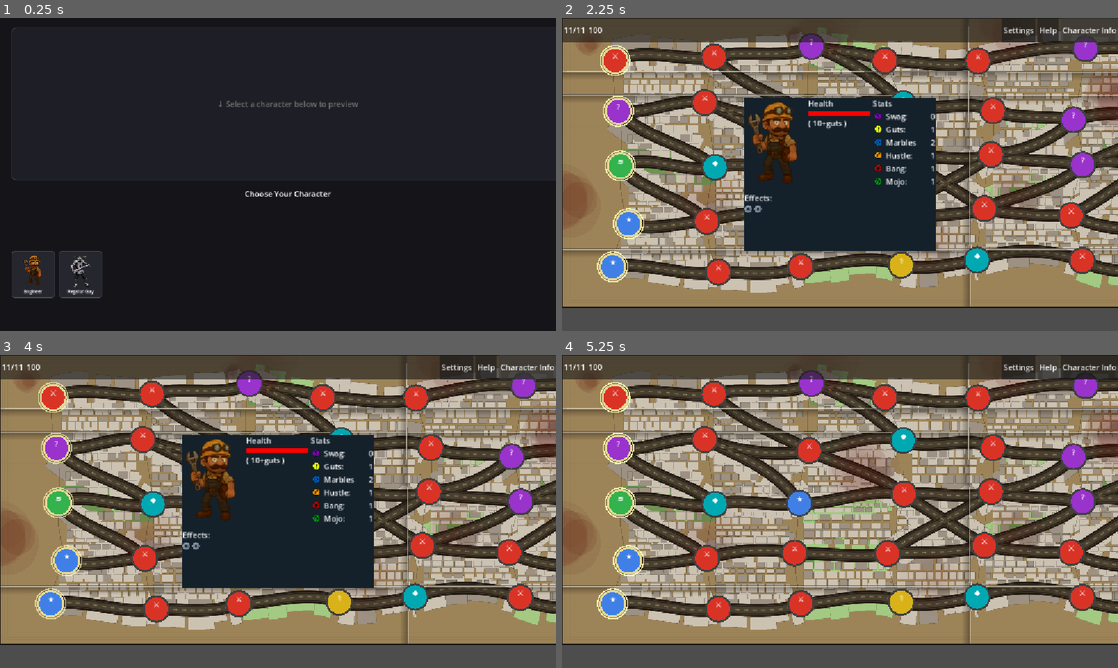
Above: before the commit, frames 1-4 (two rows, left to right).
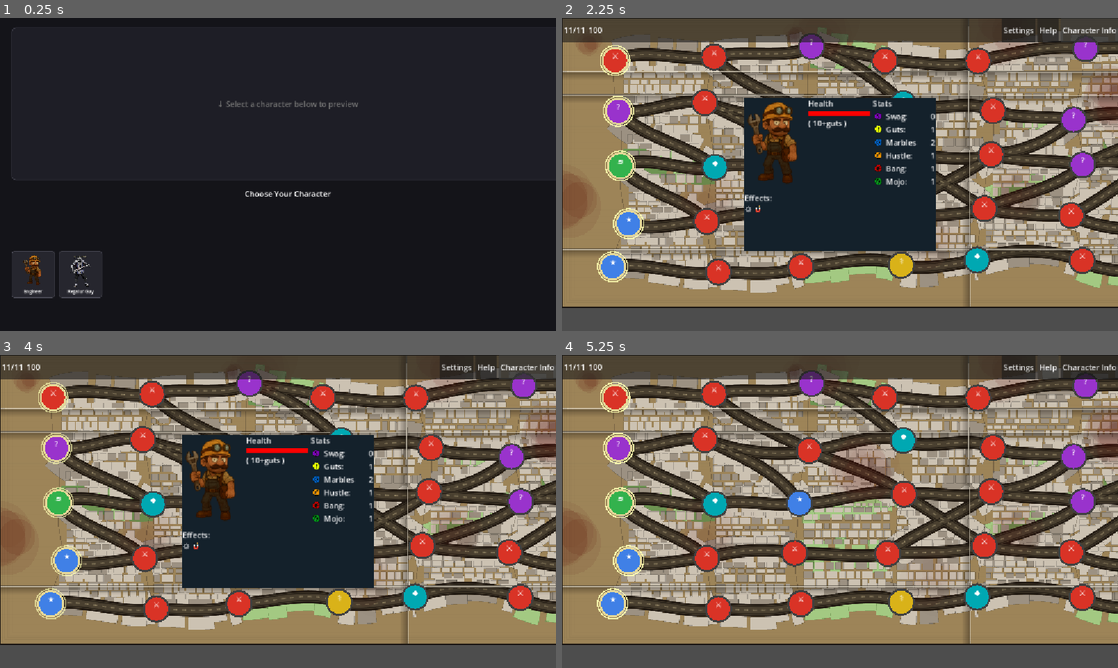
Above: after the commit, the same moments.

Repository: NastyDrac/grind
Game: Godot game, scene res://Scenes/character_select.tscn
The game is run twice, just before and just after one commit, with the same random seed, the same clock (stepped at 60 frames per second) and the same inputs. The project has no main scene, so this scene is started directly. The engine's default icon, where the game draws it, is replaced by a stand-in: a white triangle on a blue panel in a dark square.
Inputs (mouse positions are in pixels of both pictures, inside the frame that each line leads up to):
- Up to frame 1 (0.25 s): no input
- Up to frame 2 (2.25 s): click (595, 274) at 0.52 s; click "Begin Run" at 1.25 s; click "Character Info" at 2 s
- Up to frame 3 (4 s): click "Character Info" at 2.75 s; click "Character Info" at 3.5 s
- Up to frame 4 (5.25 s): click "Settings" at 4.25 s; click "Help" at 5 s

The runs differ from the first frame. In frame 1, less than 0.1% of the frame differs, in the area x 13-16%, y 77-84%; in frame 2, less than 0.1%, in the area x 32-36%, y 59-63%; in frame 3, less than 0.1%; in frame 4, nothing differs.

Commit message:
art import

Diff:
--- a/Characters/Engineer.tres
+++ b/Characters/Engineer.tres
@@ -1,14 +1,16 @@
-[gd_resource type="Resource" script_class="CharacterData" load_steps=28 format=3 uid="uid://ce6l5lqjxvcs6"]
+[gd_resource type="Resource" script_class="CharacterData" load_steps=30 format=3 uid="uid://ce6l5lqjxvcs6"]
 
 [ext_resource type="Texture2D" uid="uid://bdwqxwxli60bi" path="res://Art/engineer.png" id="1_486th"]
 [ext_resource type="Script" uid="uid://dpayg0f6j5y2n" path="res://Scripts/character_data.gd" id="1_t1uqq"]
 [ext_resource type="Script" uid="uid://b1ogi3xh5xakp" path="res://Scripts/condition.gd" id="2_th448"]
 [ext_resource type="Script" uid="uid://b2h1ochum01o" path="res://Scripts/stat.gd" id="3_wqn1a"]
 [ext_resource type="Script" uid="uid://cgrxhw8vqenhu" path="res://Scripts/ValueCalculator.gd" id="4_486th"]
+[ext_resource type="Texture2D" uid="uid://dtf7m8mo3mgg1" path="res://Art/Icons/Scrap_GearIcon.png" id="5_kdvfq"]
 [ext_resource type="Texture2D" uid="uid://bd7k5vg61wl4u" path="res://Art/gear.png" id="5_xswsd"]
 [ext_resource type="Script" uid="uid://d2bewqoltjljo" path="res://Scripts/itemData.gd" id="6_kdvfq"]
 [ext_resource type="Script" uid="uid://dfo48c3dx2d7" path="res://Scripts/item_dropper.gd" id="7_qa6lw"]
 [ext_resource type="Script" uid="uid://bbikocjwp04x5" path="res://Scripts/scrap_collector.gd" id="8_486th"]
+[ext_resource type="Texture2D" uid="uid://btoj6g7v0x2vq" path="res://Art/Icons/ScrapCollectorIcon.png" id="9_qa6lw"]
 
 [sub_resource type="Resource" id="Resource_livrn"]
 script = ExtResource("4_486th")
@@ -33,7 +35,7 @@
 chance = SubResource("Resource_5axbb")
 item = SubResource("Resource_mwbnt")
 condition_name = "Engineer"
-icon = ExtResource("5_xswsd")
+icon = ExtResource("5_kdvfq")
 description = "enemies drop scrap"
 metadata/_custom_type_script = "uid://dfo48c3dx2d7"
 
@@ -46,7 +48,7 @@
 script = ExtResource("8_486th")
 scrap_threshold = 1
 turret_damage = SubResource("Resource_7ytw7")
-icon = ExtResource("5_xswsd")
+icon = ExtResource("9_qa6lw")
 description = "If you have scrap, create a Deploy Turret Card"
 show_stacks = true
 metadata/_custom_type_script = "uid://bbikocjwp04x5"
--- a/Characters/regalur_guy.tres
+++ b/Characters/regalur_guy.tres
@@ -2,7 +2,7 @@
 
 [ext_resource type="Script" uid="uid://dpayg0f6j5y2n" path="res://Scripts/character_data.gd" id="1_5j4wt"]
 [ext_resource type="Script" uid="uid://b2h1ochum01o" path="res://Scripts/stat.gd" id="1_8ety0"]
-[ext_resource type="Texture2D" uid="uid://c0mry8vul074d" path="res://Art/WildSellswordwSword.png" id="1_rw86x"]
+[ext_resource type="Texture2D" uid="uid://clojht6i3thn6" path="res://Art/Characters/WildSellswordwSword(1).png" id="1_rw86x"]
 [ext_resource type="Script" uid="uid://cgrxhw8vqenhu" path="res://Scripts/ValueCalculator.gd" id="2_8k2ij"]
 [ext_resource type="Resource" uid="uid://dj6ttthval7yo" path="res://items/gold.tres" id="4_dvkhi"]
 [ext_resource type="Script" uid="uid://b1ogi3xh5xakp" path="res://Scripts/condition.gd" id="4_rw86x"]
--- a/Enemies/bloater.tres
+++ b/Enemies/bloater.tres
@@ -4,7 +4,7 @@
 [ext_resource type="Script" uid="uid://tnxg66jw03v3" path="res://Scripts/enemy_data.gd" id="1_xh5ad"]
 [ext_resource type="Script" uid="uid://bgw241a265wyo" path="res://Scripts/bloated.gd" id="2_humab"]
 [ext_resource type="Texture2D" uid="uid://bnv2dvy4ksoif" path="res://Art/death.png" id="2_pheru"]
-[ext_resource type="Texture2D" uid="uid://4hxb8t3bka1x" path="res://Art/bloater.png" id="4_humab"]
+[ext_resource type="Texture2D" uid="uid://br835dgt7fbys" path="res://Art/Characters/Troll.png" id="5_pheru"]
 
 [sub_resource type="Resource" id="Resource_pheru"]
 script = ExtResource("2_humab")
@@ -16,7 +16,7 @@
 [resource]
 script = ExtResource("1_xh5ad")
 enemy_name = "Bloater"
-texture = ExtResource("4_humab")
+texture = ExtResource("5_pheru")
 max_health = 5
 conditions = Array[ExtResource("1_ta775")]([SubResource("Resource_pheru")])
 metadata/_custom_type_script = "uid://tnxg66jw03v3"
--- a/Enemies/crawler.tres
+++ b/Enemies/crawler.tres
@@ -2,9 +2,9 @@
 
 [ext_resource type="Script" uid="uid://tnxg66jw03v3" path="res://Scripts/enemy_data.gd" id="1_8vfdf"]
 [ext_resource type="Script" uid="uid://b1ogi3xh5xakp" path="res://Scripts/condition.gd" id="1_nkj5m"]
-[ext_resource type="Texture2D" uid="uid://c50c16qnyv3tl" path="res://Art/Walk (1).png" id="2_2orq7"]
 [ext_resource type="Script" uid="uid://bpr8cwurcrxy3" path="res://Scripts/triggered_condition.gd" id="2_hwfw4"]
 [ext_resource type="Script" uid="uid://c4ykbt10defal" path="res://Scripts/heal_condition.gd" id="3_75ahp"]
+[ext_resource type="Texture2D" uid="uid://dglhmfeg262m1" path="res://Art/Characters/Goblin.png" id="5_hwfw4"]
 
 [sub_resource type="Resource" id="Resource_f8bxa"]
 script = ExtResource("3_75ahp")
@@ -23,7 +23,7 @@
 [resource]
 script = ExtResource("1_8vfdf")
 enemy_name = "Crawler"
-texture = ExtResource("2_2orq7")
+texture = ExtResource("5_hwfw4")
 max_health = 2
 conditions = Array[ExtResource("1_nkj5m")]([SubResource("Resource_grr4f")])
 metadata/_custom_type_script = "uid://tnxg66jw03v3"
--- a/Enemies/runner.tres
+++ b/Enemies/runner.tres
@@ -2,12 +2,12 @@
 
 [ext_resource type="Script" uid="uid://tnxg66jw03v3" path="res://Scripts/enemy_data.gd" id="1_3s7dc"]
 [ext_resource type="Script" uid="uid://b1ogi3xh5xakp" path="res://Scripts/condition.gd" id="1_aa1k1"]
-[ext_resource type="Texture2D" uid="uid://dh3ghgo4uvj2i" path="res://Art/runner.png" id="2_u23b3"]
+[ext_resource type="Texture2D" uid="uid://ct72ijjtb8uub" path="res://Art/Characters/OrcVanguardClub2.png" id="3_aa1k1"]
 
 [resource]
 script = ExtResource("1_3s7dc")
 enemy_name = "Runner"
-texture = ExtResource("2_u23b3")
+texture = ExtResource("3_aa1k1")
 max_health = 4
 damage = 2
 move_speed = 2
--- a/Scenes/card_handler.tscn
+++ b/Scenes/card_handler.tscn
@@ -1,6 +1,7 @@
-[gd_scene load_steps=5 format=3 uid="uid://vun5mwhqc014"]
+[gd_scene load_steps=6 format=3 uid="uid://vun5mwhqc014"]
 
 [ext_resource type="Script" uid="uid://qb2kyhu1kbb1" path="res://Scripts/card_handler.gd" id="1_rom71"]
+[ext_resource type="Texture2D" uid="uid://fcnd5bjeuu1" path="res://Art/Icons/ButtonBG.png" id="2_sdc1o"]
 
 [sub_resource type="Curve" id="Curve_rom71"]
 _data = [Vector2(0, 0), 0.0, 1.0, 0, 1, Vector2(1, 1), 1.0, 0.0, 1, 0]
@@ -42,26 +43,47 @@
 offset_top = 574.0
 offset_right = 47.0
 offset_bottom = 582.0
+theme_override_colors/icon_pressed_color = Color(0.29219002, 0.29219005, 0.29219002, 1)
+theme_override_constants/icon_max_width = 100
 text = "Draw Pile"
+icon = ExtResource("2_sdc1o")
+flat = true
+icon_alignment = 1
 
 [node name="DiscardPileButton" type="Button" parent="."]
 offset_left = 1019.0
 offset_top = 568.0
 offset_right = 1118.0
 offset_bottom = 599.0
+theme_override_colors/font_hover_pressed_color = Color(0.5921569, 1, 1, 1)
+theme_override_colors/icon_pressed_color = Color(0.29219002, 0.29219005, 0.29219002, 1)
+theme_override_constants/icon_max_width = 120
 text = "Discard Pile"
+icon = ExtResource("2_sdc1o")
+flat = true
+icon_alignment = 1
 
 [node name="ExhaustPileButton" type="Button" parent="."]
 offset_left = 1016.0
 offset_top = 510.0
 offset_right = 1118.0
 offset_bottom = 541.0
+theme_override_constants/icon_max_width = 120
 text = "Exhaust Pile
 "
+icon = ExtResource("2_sdc1o")
+flat = true
+icon_alignment = 1
 
 [node name="PassTimeButton" type="Button" parent="."]
 offset_left = 40.0
 offset_top = 531.0
 offset_right = 125.0
 offset_bottom = 562.0
+theme_override_colors/icon_pressed_color = Color(0.29219002, 0.29219005, 0.29219002, 1)
+theme_override_constants/icon_max_width = 100
 text = "Pass Time"
+icon = ExtResource("2_sdc1o")
+flat = true
+text_overrun_behavior = 2
+icon_alignment = 1
--- a/Scenes/character.tscn
+++ b/Scenes/character.tscn
@@ -1,10 +1,13 @@
-[gd_scene load_steps=6 format=3 uid="uid://cbl8iajlurx01"]
+[gd_scene load_steps=9 format=3 uid="uid://cbl8iajlurx01"]
 
 [ext_resource type="Script" uid="uid://bg47q17trvyam" path="res://Scripts/character.gd" id="1_owm7s"]
 [ext_resource type="Resource" uid="uid://c2xwf8l4o67yn" path="res://Characters/regalur_guy.tres" id="2_nytcm"]
 [ext_resource type="Texture2D" uid="uid://b2rjhiy4rifig" path="res://icon.svg" id="3_owm7s"]
 [ext_resource type="Script" uid="uid://tx05aeu75a0s" path="res://Scripts/condition_container.gd" id="4_ejsiy"]
-[ext_resource type="Texture2D" uid="uid://cxdbsw4i5raf4" path="res://Art/test health bar.png" id="4_nytcm"]
+[ext_resource type="Texture2D" uid="uid://nxdormegmmnt" path="res://Art/Icons/EmptyHealthbar.png" id="4_reotu"]
+[ext_resource type="Texture2D" uid="uid://b6med5yf2vbb1" path="res://Art/Icons/HealthBarBorder.png" id="5_a5ess"]
+[ext_resource type="Texture2D" uid="uid://o54dxdlmhuoy" path="res://Art/Icons/HealthBarGreen.png" id="6_wbia7"]
+[ext_resource type="Texture2D" uid="uid://uqhx3nyqje0m" path="res://Art/Icons/BlockIcon.png" id="7_a5ess"]
 
 [node name="Character" type="Node" groups=["player"]]
 script = ExtResource("1_owm7s")
@@ -15,7 +18,6 @@
 texture = ExtResource("3_owm7s")
 
 [node name="TextureProgressBar" type="TextureProgressBar" parent="."]
-self_modulate = Color(1, 0, 0, 1)
 anchors_preset = 8
 anchor_left = 0.5
 anchor_top = 0.5
@@ -28,31 +30,30 @@
 grow_horizontal = 2
 grow_vertical = 2
 value = 100.0
-texture_progress = ExtResource("4_nytcm")
+texture_under = ExtResource("4_reotu")
+texture_over = ExtResource("5_a5ess")
+texture_progress = ExtResource("6_wbia7")
 
-[node name="ColorRect" type="ColorRect" parent="TextureProgressBar"]
+[node name="ColorRect" type="Sprite2D" parent="TextureProgressBar"]
 visible = false
-layout_mode = 0
-offset_left = 105.0
-offset_top = -13.0
-offset_right = 145.0
-offset_bottom = 27.0
+position = Vector2(121, 10.5)
+texture = ExtResource("7_a5ess")
 
 [node name="Label" type="Label" parent="TextureProgressBar/ColorRect"]
-layout_mode = 0
-offset_left = 9.0
-offset_top = -3.0
-offset_right = 49.0
-offset_bottom = 44.0
+offset_left = -20.0
+offset_top = -25.5
+offset_right = 20.0
+offset_bottom = 21.5
 theme_override_colors/font_color = Color(0, 0, 0, 1)
 theme_override_font_sizes/font_size = 34
 text = "7"
+horizontal_alignment = 1
 
 [node name="ConditionContainer" type="GridContainer" parent="TextureProgressBar" node_paths=PackedStringArray("entity")]
 layout_mode = 0
-offset_top = 14.46
+offset_top = 20.500008
 offset_right = 40.0
-offset_bottom = 54.46
+offset_bottom = 60.500008
 script = ExtResource("4_ejsiy")
 entity = NodePath("../..")
 metadata/_custom_type_script = "uid://tx05aeu75a0s"
--- a/Scenes/enemy.tscn
+++ b/Scenes/enemy.tscn
@@ -1,9 +1,11 @@
-[gd_scene load_steps=7 format=3 uid="uid://cywrpc6rwp61b"]
+[gd_scene load_steps=9 format=3 uid="uid://cywrpc6rwp61b"]
 
 [ext_resource type="Script" uid="uid://cwk187k7dxx42" path="res://Scripts/enemy.gd" id="1_hghv2"]
-[ext_resource type="Texture2D" uid="uid://cxdbsw4i5raf4" path="res://Art/test health bar.png" id="2_1f0kj"]
 [ext_resource type="Texture2D" uid="uid://dh3ghgo4uvj2i" path="res://Art/runner.png" id="2_0830c"]
+[ext_resource type="Texture2D" uid="uid://nxdormegmmnt" path="res://Art/Icons/EmptyHealthbar.png" id="3_1dp5w"]
 [ext_resource type="Script" uid="uid://c6expubttir7l" path="res://Scripts/intent_indicator.gd" id="4_287tu"]
+[ext_resource type="Texture2D" uid="uid://b6med5yf2vbb1" path="res://Art/Icons/HealthBarBorder.png" id="4_auwsv"]
+[ext_resource type="Texture2D" uid="uid://o54dxdlmhuoy" path="res://Art/Icons/HealthBarGreen.png" id="5_8uf12"]
 [ext_resource type="Script" uid="uid://tx05aeu75a0s" path="res://Scripts/condition_container.gd" id="5_0830c"]
 
 [sub_resource type="RectangleShape2D" id="RectangleShape2D_hghv2"]
@@ -23,7 +25,6 @@
 shape = SubResource("RectangleShape2D_hghv2")
 
 [node name="health_bar" type="TextureProgressBar" parent="."]
-self_modulate = Color(1, 0, 0, 1)
 anchors_preset = 12
 anchor_top = 1.0
 anchor_right = 1.0
@@ -33,14 +34,16 @@
 grow_vertical = 0
 mouse_filter = 2
 value = 100.0
-texture_progress = ExtResource("2_1f0kj")
+texture_under = ExtResource("3_1dp5w")
+texture_over = ExtResource("4_auwsv")
+texture_progress = ExtResource("5_8uf12")
 
 [node name="Label" type="Label" parent="health_bar"]
 layout_mode = 0
-offset_left = 44.0
-offset_top = -7.0
-offset_right = 84.0
-offset_bottom = 16.0
+offset_left = 40.0
+offset_top = -2.0
+offset_right = 80.0
+offset_bottom = 21.0
 text = "5"
 horizontal_alignment = 1
 vertical_alignment = 1
--- a/Scripts/card_handler.gd
+++ b/Scripts/card_handler.gd
@@ -1222,7 +1222,7 @@
 	# Centred panel
 	var panel = PanelContainer.new()
 	panel.set_anchors_preset(Control.PRESET_CENTER)
-	panel.custom_minimum_size = Vector2(860, 560)
+	panel.custom_minimum_size = Vector2(1000, 560)
 	panel.offset_left   = -430
 	panel.offset_top    = -280
 	panel.offset_right  =  430
@@ -1258,10 +1258,10 @@
 	scroll.size_flags_vertical = Control.SIZE_EXPAND_FILL
 	scroll.custom_minimum_size = Vector2(840, 460)
 	vbox.add_child(scroll)
-
+	scroll.vertical_scroll_mode = scroll.SCROLL_MODE_AUTO
 	var flow = HFlowContainer.new()
-	flow.add_theme_constant_override("h_separation", 12)
-	flow.add_theme_constant_override("v_separation", 12)
+	flow.add_theme_constant_override("h_separation", 40)
+	flow.add_theme_constant_override("v_separation", 80)
 	flow.size_flags_horizontal = Control.SIZE_EXPAND_FILL
 	scroll.add_child(flow)
 
--- a/Scripts/enemy.gd
+++ b/Scripts/enemy.gd
@@ -44,7 +44,7 @@
 
 func resize_collision_shape():
 	$Sprite2D/Area2D/CollisionShape2D.shape.size = data.texture.get_size()
-	health_bar.position.y -= get_visual_height()/2
+	health_bar.position.y -= get_visual_height()/2 + health_bar.get_rect().size.y/2
 
 func set_range_manager(manager : RangeManager):
 	range_manager = manager
--- a/Scripts/intent_indicator.gd
+++ b/Scripts/intent_indicator.gd
@@ -5,7 +5,7 @@
 @export var enemy : Enemy
 
 var attack_icon = preload("res://Art/death.png")
-var move_icon = preload("res://Art/fast-forward.png")
+var move_icon = preload("res://Art/Icons/ArrowIcon.png")
 
 func _ready() -> void:
 	label = Label.new()
Binary file added: Art/Characters/Goblin.png
Not shown, added: Art/Characters/Goblin.png.import
Binary file added: Art/Characters/GoblinAlt.png
Not shown, added: Art/Characters/GoblinAlt.png.import
Binary file added: Art/Characters/OrcVanguardClub2.png
Not shown, added: Art/Characters/OrcVanguardClub2.png.import
Binary file added: Art/Characters/Troll.png
Not shown, added: Art/Characters/Troll.png.import
Binary file added: Art/Characters/WildSellswordwSword(1).png
Not shown, added: Art/Characters/WildSellswordwSword(1).png.import
Binary file added: Art/Icons/ArrowIcon.png
Not shown, added: Art/Icons/ArrowIcon.png.import
(and 15 more such lines)
